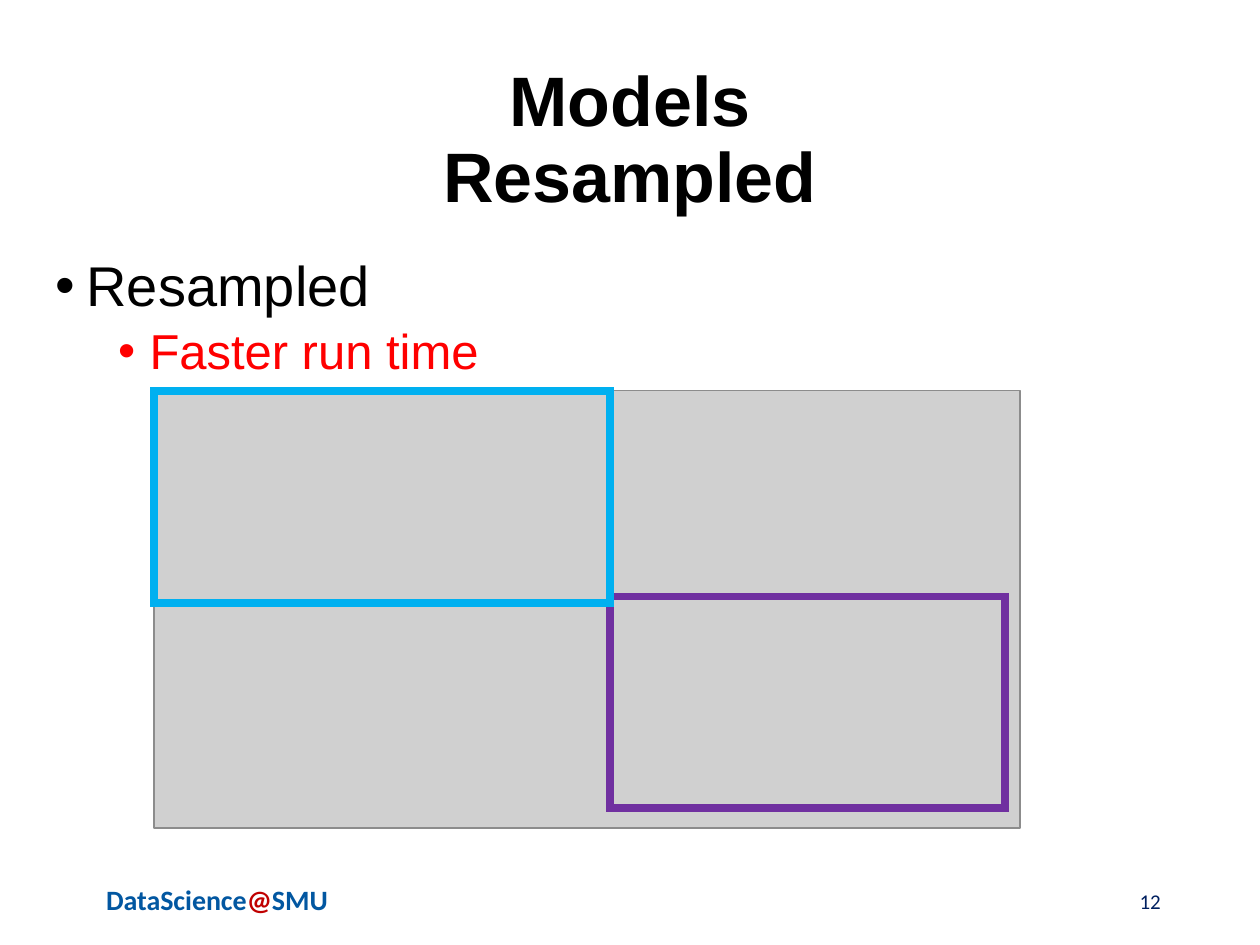
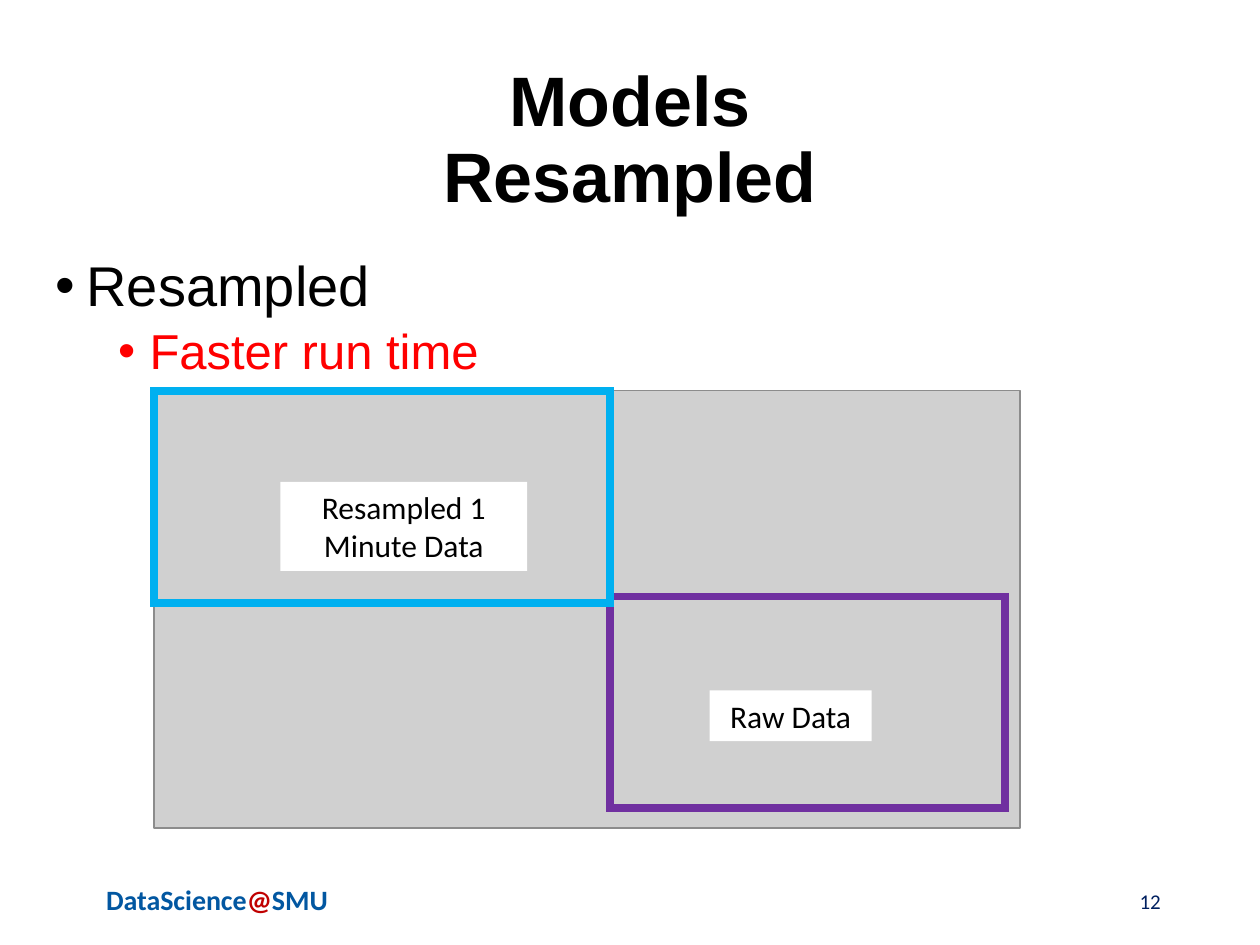
Before and after one commit to jvasquezDC/CapstoneA, a slide deck: slide 12 of LightningPresentation/Serna_Vasquez_Lightning_v1.pptx. Drawn at 1260x945 pixels with LibreOffice and Linux fonts; fonts in the diff are those of the drawing; grey boxes stand for pictures; background and template pictures are left out. Boxes give left, top, right and bottom in pixels: in the first picture for what was removed or moved away, otherwise in the second. Text is boxed around its words. In the diff, an @@ line names an element or a change of style, - is before the commit and + after.

```diff
--- a/LightningPresentation/Serna_Vasquez_Lightning_v1.pptx
+++ b/LightningPresentation/Serna_Vasquez_Lightning_v1.pptx
@@ rectangle added at box(281, 481, 528, 571), fill #FFFFFF, 18 pt, text #000000 @@
+Resampled 1 Minute Data
@@ rectangle added at box(709, 690, 872, 741), fill #FFFFFF, 18 pt, text #000000 @@
+Raw Data
```
Also in this commit, not shown: 1 other slide changed.
